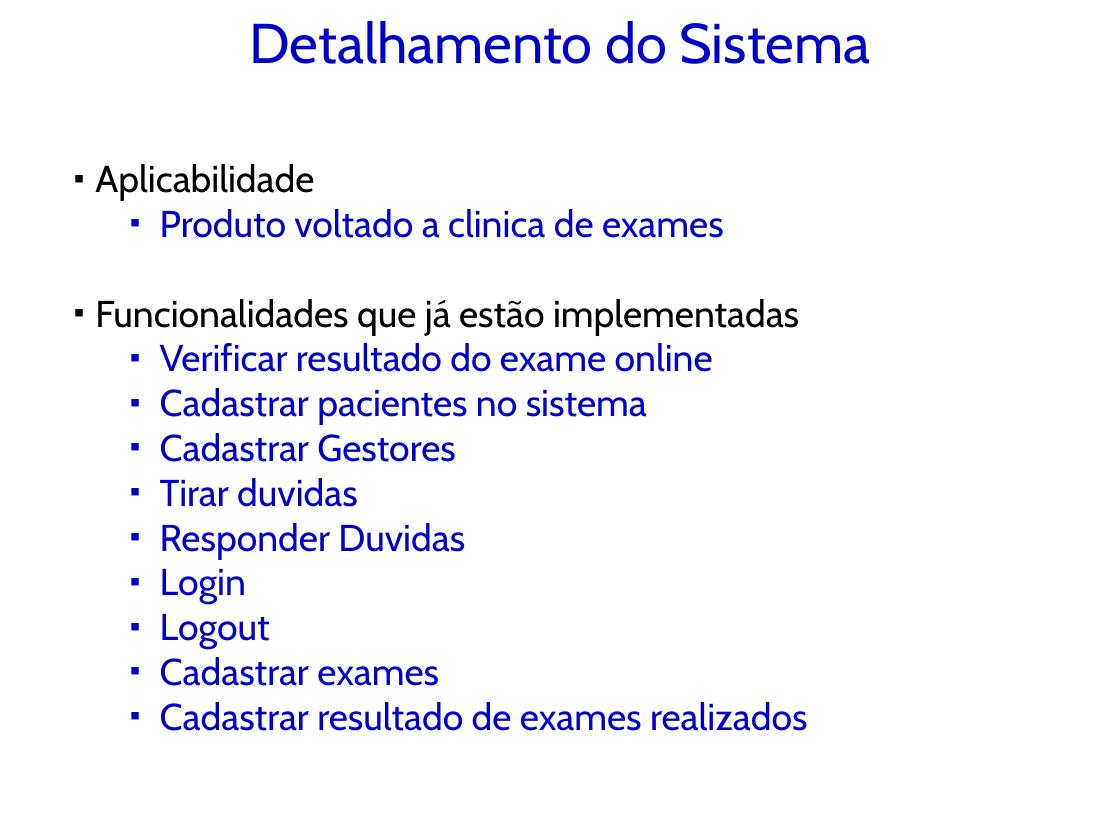
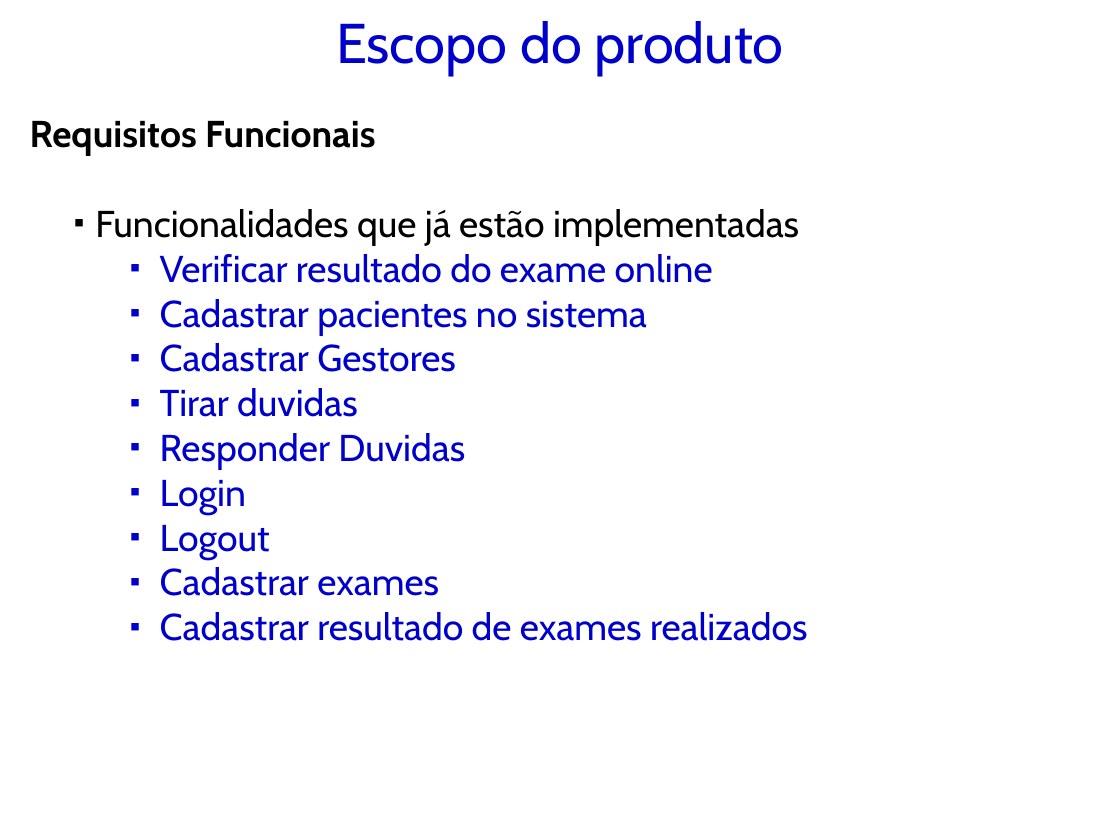
Before and after one commit to kokmz/TCCHUE, a slide deck: slide 5 of Arquivos do Anselmo preencidos - Semestre passado/GPS_2014_Modelo de Apresentação_PI.pptx (slide 6 before the commit). Drawn at 1120x840 pixels with LibreOffice and Linux fonts; fonts in the diff are those of the drawing; background and template pictures are left out. Boxes give left, top, right and bottom in pixels: in the first picture for what was removed or moved away, otherwise in the second. Text is boxed around its words. In the diff, an @@ line names an element or a change of style, - is before the commit and + after.

```diff
--- a/Arquivos do Anselmo preencidos - Semestre passado/GPS_2014_Modelo de Apresentação_PI.pptx
+++ b/Arquivos do Anselmo preencidos - Semestre passado/GPS_2014_Modelo de Apresentação_PI.pptx
@@ title at [336, 21, 784, 75]: text changed @@
-Detalhamento do Sistema
+Escopo do produto
@@ text at [30, 121, 375, 156]: text changed; text colour #0000CC to #000000; bold on @@
-    ▪ Aplicabilidade
-      ▪ Produto voltado a clinica de exames
+  Requisitos Funcionais
```
Also in this commit, not shown: 8 other slides changed, 8 slides added, 5 slides removed, 1 other file.
